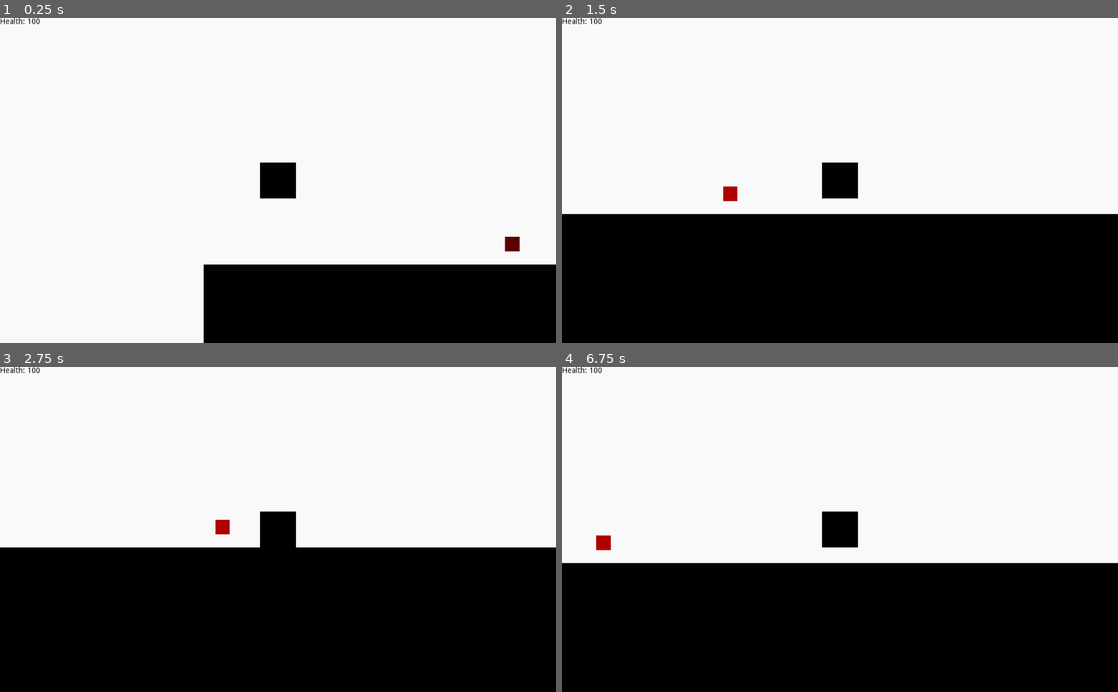
Above: before the commit, frames 1-4 (two rows, left to right).
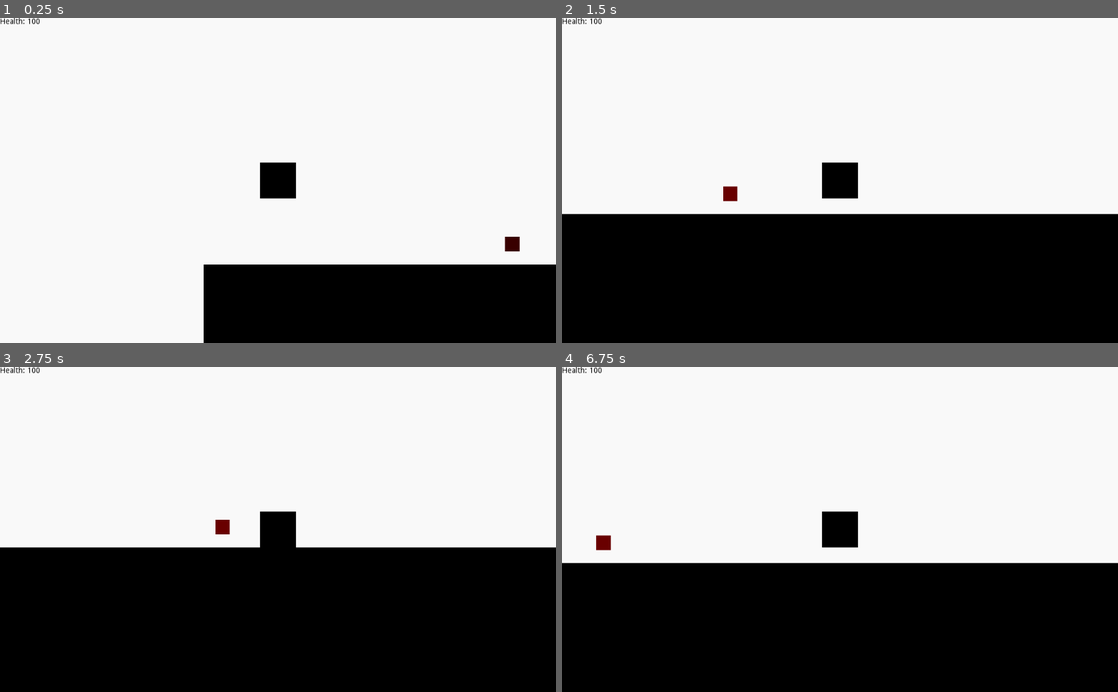
Above: after the commit, the same moments.

Repository: RavenJFelix/Square
Game: Godot game, scene res://testLevel/test.tscn
Same seed, same stepped clock (60 frames per second), same inputs: the game is played once before the commit and once after it. This scene is started directly instead of the project's main scene.
Inputs:
- Up to frame 1 (0.25 s): no input
- Up to frame 2 (1.5 s): hold Right (ui_right) from 0.53 s (still down); tap Up (ui_up) at 0.77 s
- Up to frame 3 (2.75 s): tap Up (ui_up) at 1.52 s; release Right (ui_right) at 2.03 s; hold Left (ui_left) from 2.03 s (still down)
- Up to frame 4 (6.75 s): release Left (ui_left) at 2.78 s; hold Right (ui_right) 2.78-4.28 s; tap Up (ui_up) at 3.02, 3.77, 4.52, 6.02 s; hold Left (ui_left) 4.28-5.03 s; tap Enter at 5 s; hold Right (ui_right) 5.03-5.78 s; tap Space at 5.75 s; hold Left (ui_left) from 5.78 s (still down)

The runs differ from the first frame. In frame 1, 0.1% of the frame differs, in the area x 90-94%, y 67-72%; in frame 2, 0.1%; in frame 3, 0.1%; in frame 4, 0.1%, in the area x 6-9%, y 51-57%.

Commit message:
Make test level test hurt-block

Diff:
--- a/testLevel/test.tscn
+++ b/testLevel/test.tscn
@@ -15,3 +15,4 @@
 
 [node name="HurtPlatform" parent="." instance=ExtResource( 3 )]
 position = Vector2( 405.02, 100.395 )
+regular_color = Color( 0.411765, 0, 0, 1 )
